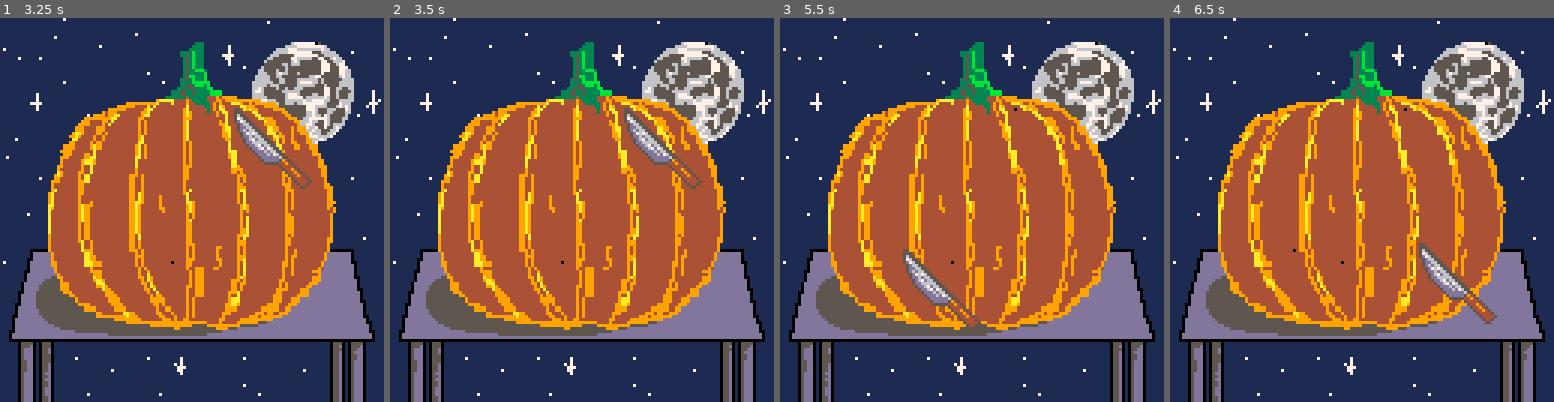
Above: before the commit, frames 1-4 (left to right).
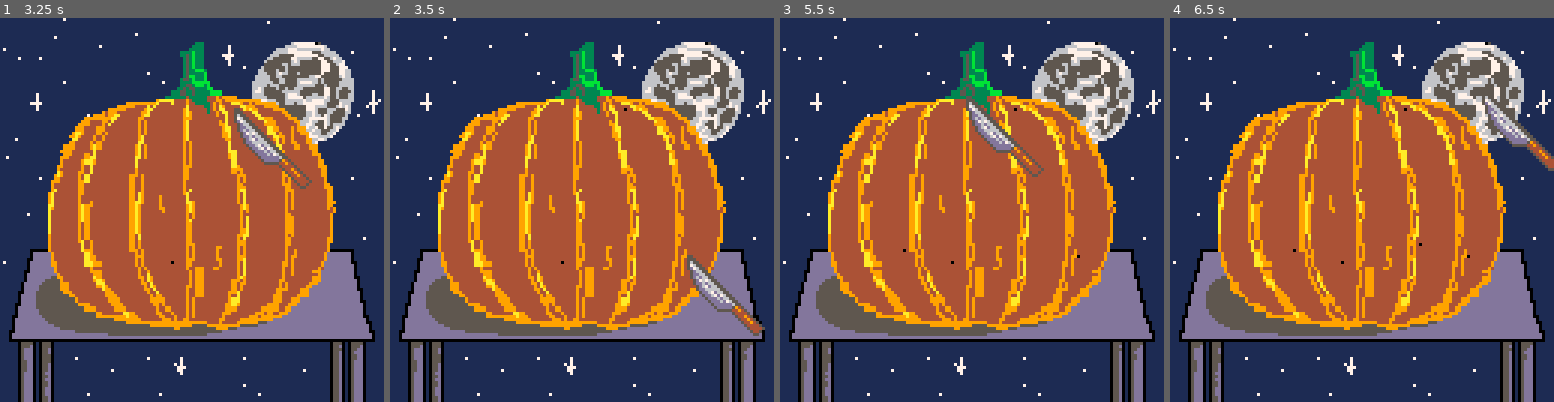
Above: after the commit, the same moments.

Repository: WyattjkRichard/pico8_pumpkin_carving
Game: PICO-8 cartridge pumpkin_carving.p8
Same seed, same stepped clock (60 frames per second), same inputs: the game is played once before the commit and once after it.
Inputs (mouse positions are in pixels of both pictures, inside the frame that each line leads up to):
- Up to frame 1 (3.25 s): click (280, 121) at 0.67 s; click (46, 267) at 1.22 s; click (107, 114) at 1.77 s; click (172, 259) at 2.32 s; click (234, 106) at 2.87 s
- Up to frame 2 (3.5 s): click (685, 256) at 3.42 s
- Up to frame 3 (5.5 s): click (841, 102) at 3.97 s; click (902, 248) at 4.52 s; click (964, 94) at 5.07 s
- Up to frame 4 (6.5 s): click (1419, 244) at 5.62 s; click (1481, 90) at 6.17 s

Frame 1 is identical in both runs. In frame 2, 2.0% of the frame differs, in the area x 60-98%, y 23-83%; in frame 3, 2.0%; in frame 4, 2.1%, in the area x 64-100%, y 19-80%.

Commit message:
Fixed last column loop

Diff:
--- a/main.lua
+++ b/main.lua
@@ -6,6 +6,8 @@
     x_offset, y_offset = 16, 24
     x_min, x_max, y_min, y_max = 1, 96, 1, 80
     drawing_board = init_drawing_board()
+
+    -- menuitem(1, "save image", extcmd('screen'))
 end
 
 function _update()
@@ -51,19 +53,13 @@
 
 function within_bounds(x, y)
     -- x and y will be within a range of 0-127
-    center_x, center_y, width, height =  63, 64, 95, 75
+    center_x, center_y, width, height =  64, 64, 93, 75
     pset()
     -- Translate the mouse coordinates relative to the center of the ellipse
     dx = x - center_x
     dy = y - center_y
     -- Calculate if the point is inside the ellipse using the standard ellipse formula
-    -- (dx^2 / (width / 2)^2) + (dy^2 / (height / 2)^2) <= 1
     return (dx * dx) / ((width / 2) * (width / 2)) + (dy * dy) / ((height / 2) * (height / 2)) <= 1
-
-
-    -- set the bounds of the drawing board to include a 1px border around the drawing board to allow for an improved fill algorithm
-    -- return x > x_offset + 1 and x < x_offset + x_max - 1 and y > y_offset + 1 and y < y_offset + y_max - 1
-
 end
 
 function init_drawing_board()
@@ -207,14 +203,14 @@
     end
 
     empty = true
-    for x = y_max, y_min, -1 do
-        for x = x_min, x_max do
+    for x = x_max, x_min, -1 do
+        for y = y_min, y_max do
             if drawing_board[x][y] == true then
                 empty = false
             end
         end
         if empty == false then
-            if  x < x_max + 2 then
+            if  x < x_max - 2 then
                 last_column = x + 2
             end
             break
@@ -300,3 +296,7 @@
 
     return drawing_board
 end
+
+-- issue where edges are not being filled in, assumption, edge is not being set correctly
+-- most notablly seen on the right edge of the screen
+-- if the last column is set lower then it should be this would explain the issues being seen.
Not shown, changed: the thumbnail (__label__) section of pumpkin_carving.p8
